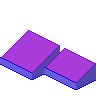
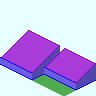
Comparing the layer stacks of the two 96×96 images. Changes:
added layer "Base_Plate_1x2.png" over box(0, 0, 96, 96)
